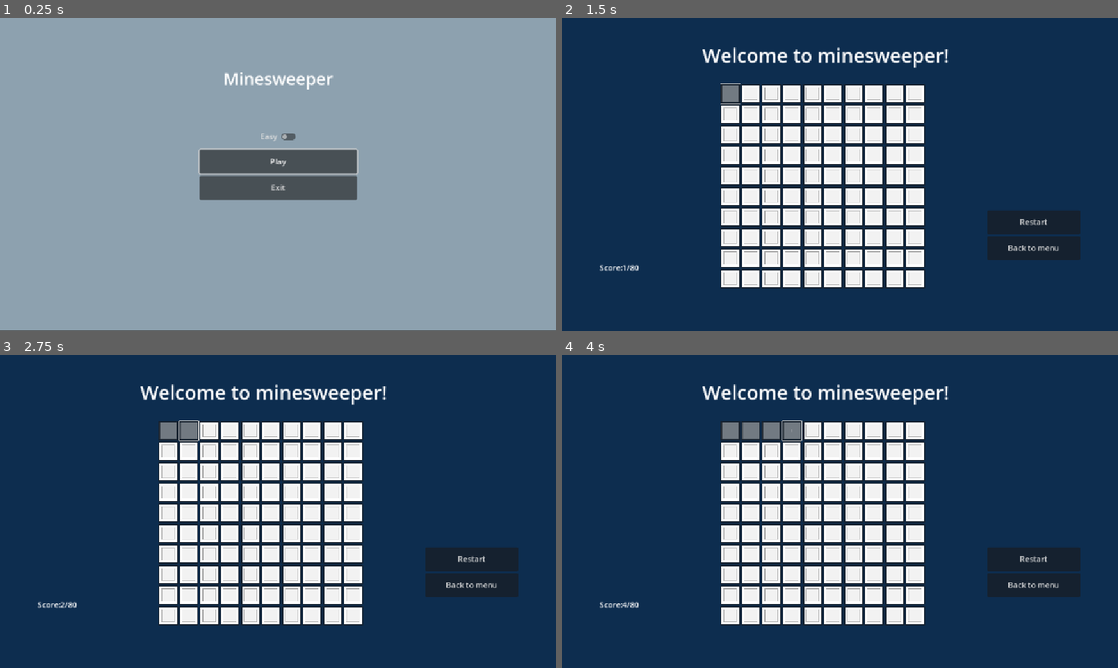
Above: before the commit, frames 1-4 (two rows, left to right).
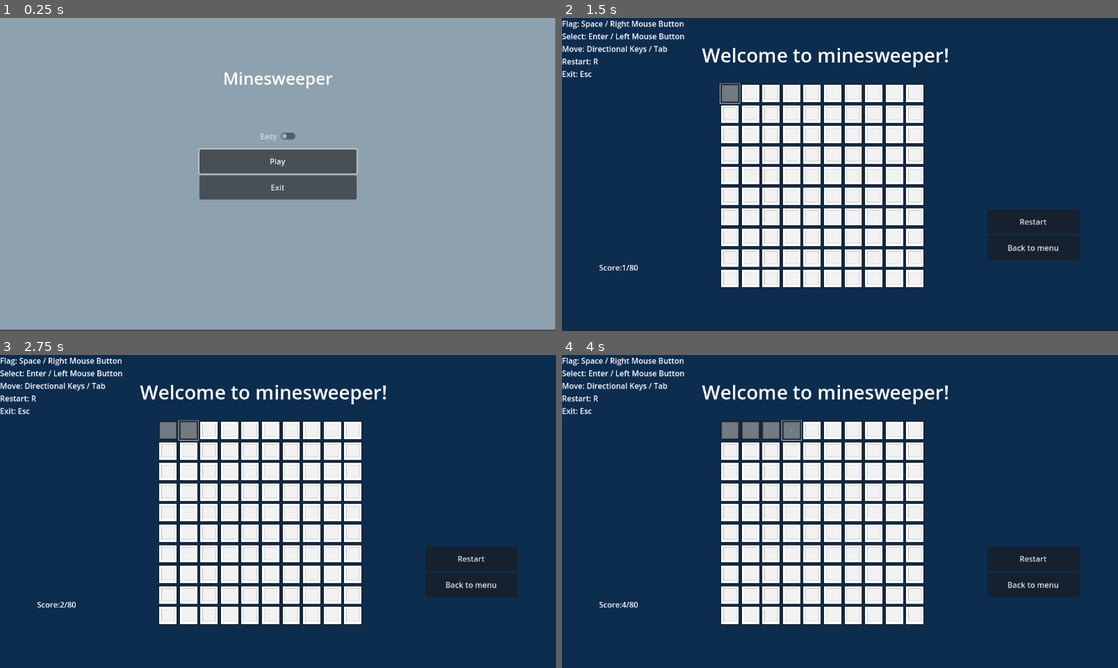
Above: after the commit, the same moments.

Repository: Ka55u/minesweeper
Game: Godot game, scene res://MainMenu.tscn
Two runs of this game, one before a commit and one after it. Both use one fixed random seed, a clock stepped at 60 frames per second and the inputs below.
Inputs (mouse positions are in pixels of both pictures, inside the frame that each line leads up to):
- Up to frame 1 (0.25 s): no input
- Up to frame 2 (1.5 s): click "Play" at 0.5 s; click (728, 93) at 1.25 s
- Up to frame 3 (2.75 s): click (189, 430) at 2.02 s
- Up to frame 4 (4 s): click (773, 430) at 2.77 s; click (789, 430) at 3.52 s

The runs differ from the first frame. In frame 1, 1.1% of the frame differs, in the area x 0-100%, y 0-100%; in frame 2, 5.5%; in frame 3, 5.5%; in frame 4, 5.5%, in the area x 0-94%, y 0-87%.

Commit message:
Added instrutions

Diff:
--- a/Minesweeper.tscn
+++ b/Minesweeper.tscn
@@ -69,5 +69,15 @@
 [node name="Camera2D" type="Camera2D" parent="."]
 anchor_mode = 0
 
+[node name="ControlsInfo" type="Label" parent="."]
+offset_right = 260.0
+offset_bottom = 153.0
+text = "Flag: Space / Right Mouse Button
+Select: Enter / Left Mouse Button
+Move: Directional Keys / Tab
+Restart: R
+Exit: Esc
+"
+
 [connection signal="pressed" from="VBoxContainer/Restart" to="." method="_on_restart_pressed"]
 [connection signal="pressed" from="VBoxContainer/ToMenu" to="." method="_on_to_menu_pressed"]
--- a/project.godot
+++ b/project.godot
@@ -21,7 +21,7 @@
 
 [display]
 
-window/stretch/mode="canvas_items"
+window/stretch/mode="viewport"
 
 [input]
 
Not shown, added: export_presets.cfg
